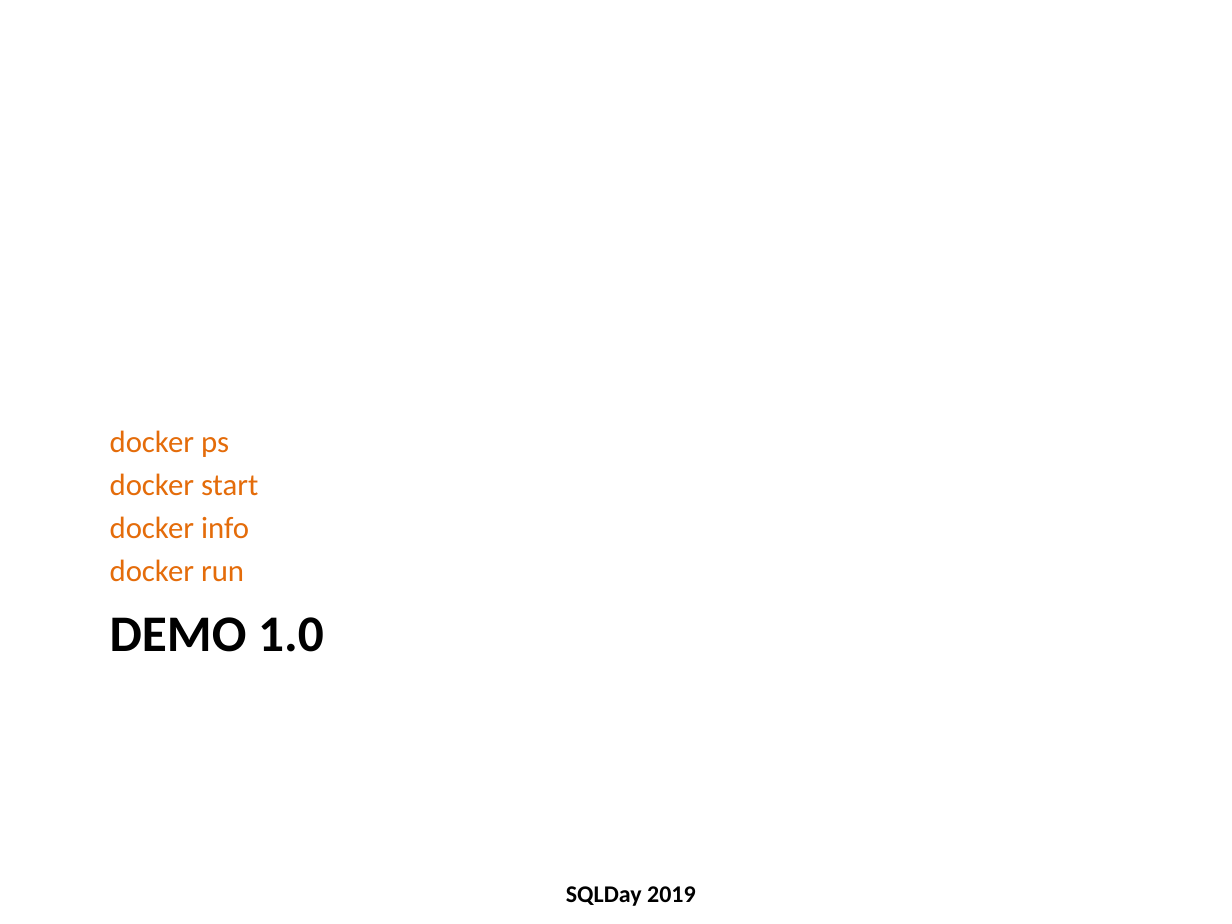
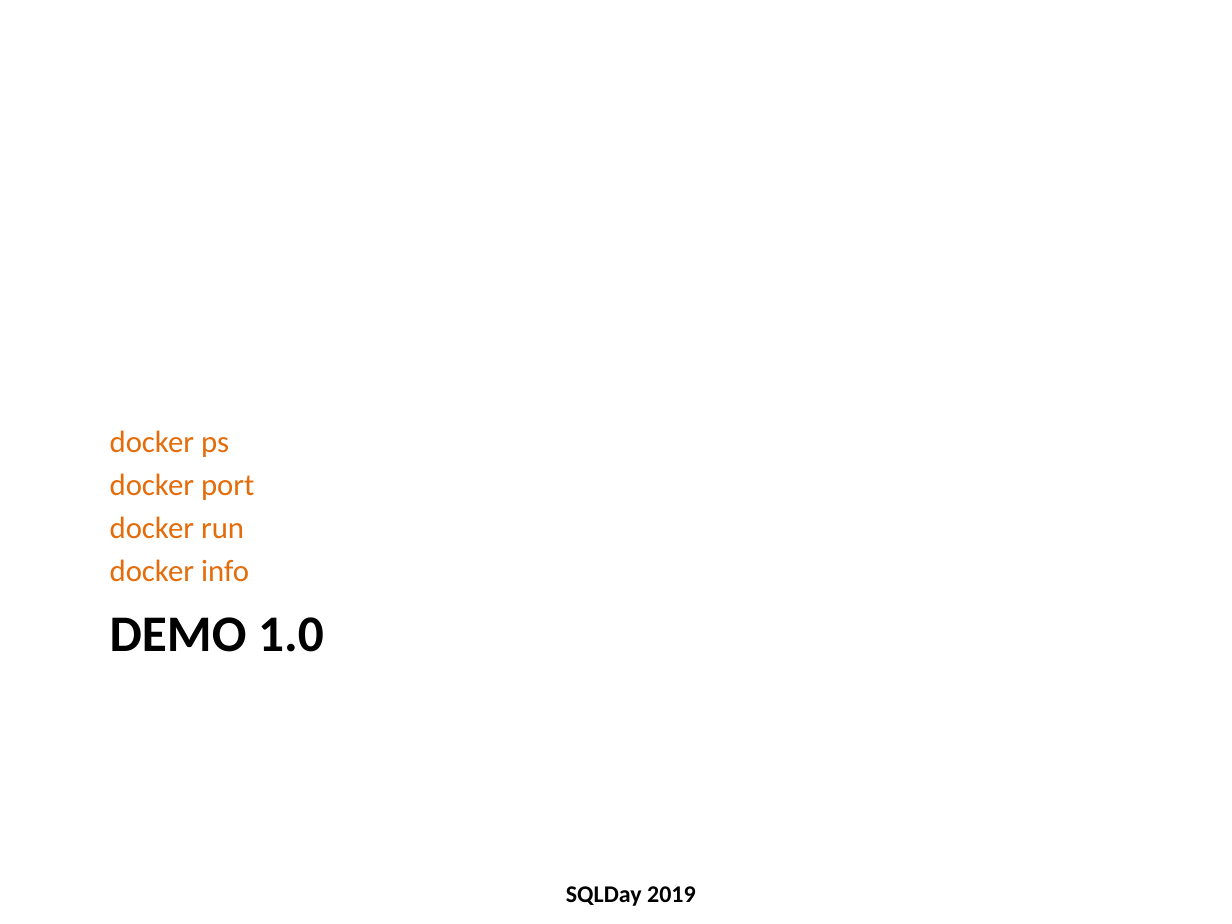
Before and after one commit to michalporeba/sharing, a slide deck: slide 10 of dbas-docker-guide/dbas-docker-guide v1.pptx. Drawn at 1232x924 pixels with LibreOffice and Linux fonts; fonts in the diff are those of the drawing; background and template pictures are left out. Boxes give left, top, right and bottom in pixels: in the first picture for what was removed or moved away, otherwise in the second. Text is boxed around its words. In the diff, an @@ line names an element or a change of style, - is before the commit and + after.

```diff
--- a/dbas-docker-guide/dbas-docker-guide v1.pptx
+++ b/dbas-docker-guide/dbas-docker-guide v1.pptx
@@ text at (110, 473, 254, 539): text changed @@
-docker start
+docker port
+docker run
@@ text at (110, 559, 244, 582): paragraph removed @@
-docker run
```
Also in this commit, not shown: 15 other slides changed, 7 slides added, 1 other file.
